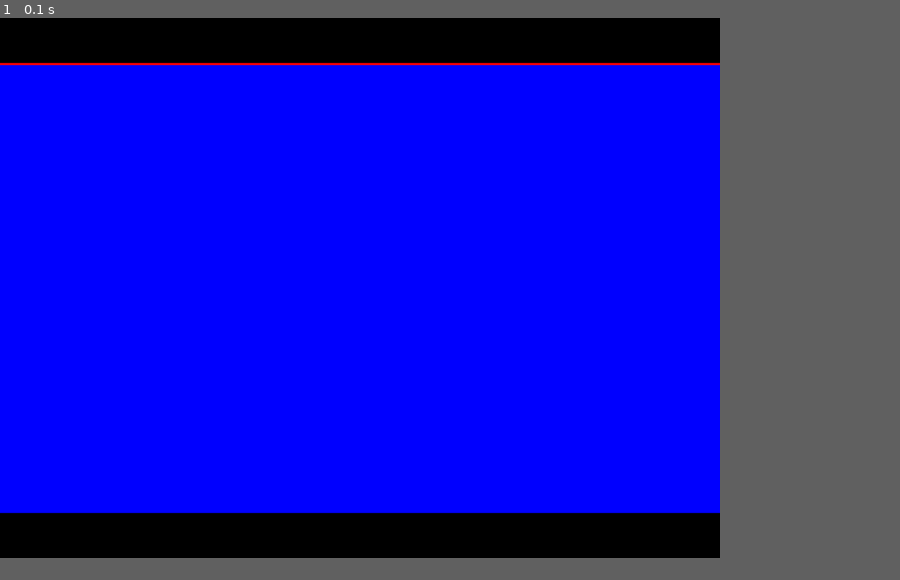
Above: before the commit, frame 1.
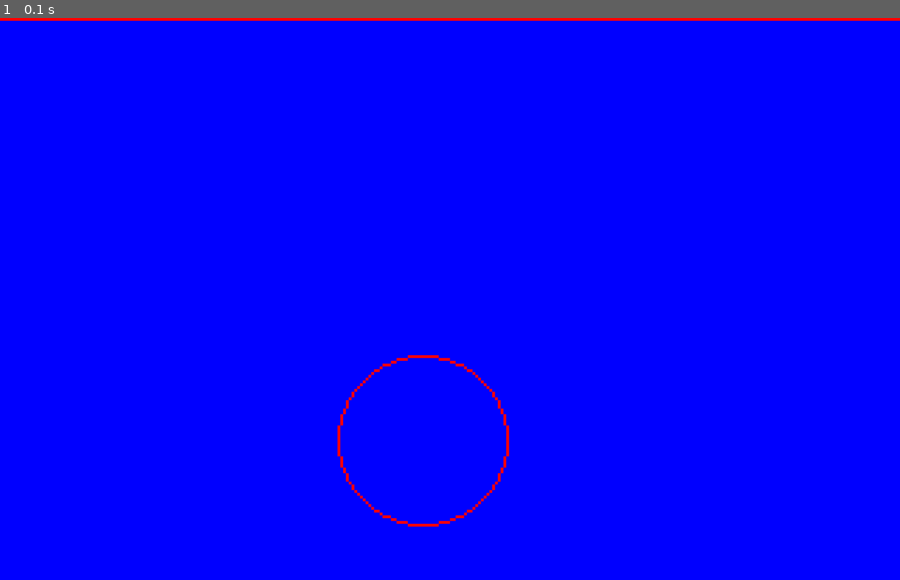
Above: after the commit, the same moment.

Repository: Christever/FantasyComputer128
Game: LÖVE game, started from main.lua
Same seed, same stepped clock (60 frames per second), same inputs: the game is played once before the commit and once after it.
Inputs:
- Up to frame 1 (0.1 s): no input
In our replay, the window is 720x540 before the commit and 900x562 after it. These sizes can differ from the game's own. Grey fills any space a smaller window leaves; there, only what the larger window draws over its background counts as a difference.

The runs differ from the first frame. In frame 1, 14% of the frame differs, in the area x 0-100%, y 0-97%.

Commit message:
Met à jour la taille de la fenêtre dans conf.lua et ajoute un appel à drawCircle dans VideoTest pour dessiner un cercle.

Diff:
--- a/conf.lua
+++ b/conf.lua
@@ -1,7 +1,7 @@
 function love.conf(t)
     t.window.title = "Fantasy Computer 128"
-    t.window.width = 1024
-    t.window.height = 768
+    t.window.width = 1280
+    t.window.height = 800
     t.window.resizable = false
 
     t.console = true
--- a/system/video/VideoTest.lua
+++ b/system/video/VideoTest.lua
@@ -19,6 +19,8 @@
 
     video:clear(3)
 
+    video:drawCircle(150,150,30)
+
 -- Trace une ligne rouge tout en haut
 for x = 0, Video.WIDTH - 1 do
     video:setPixel(x, 0, 1)
